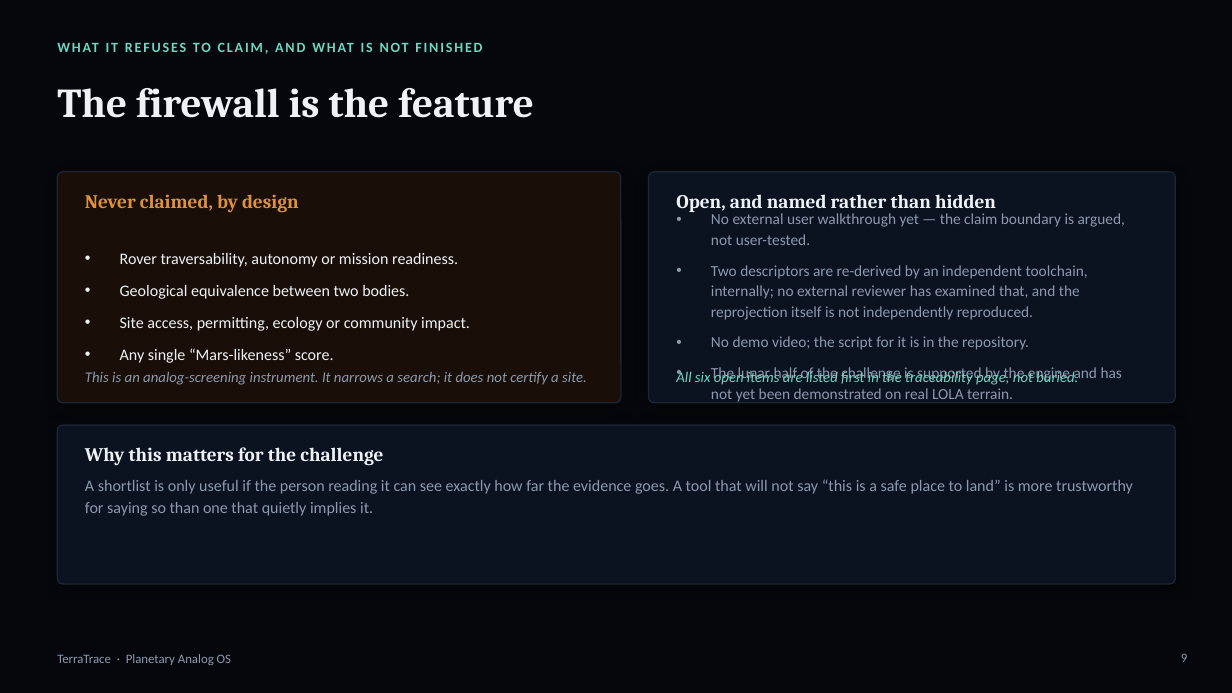
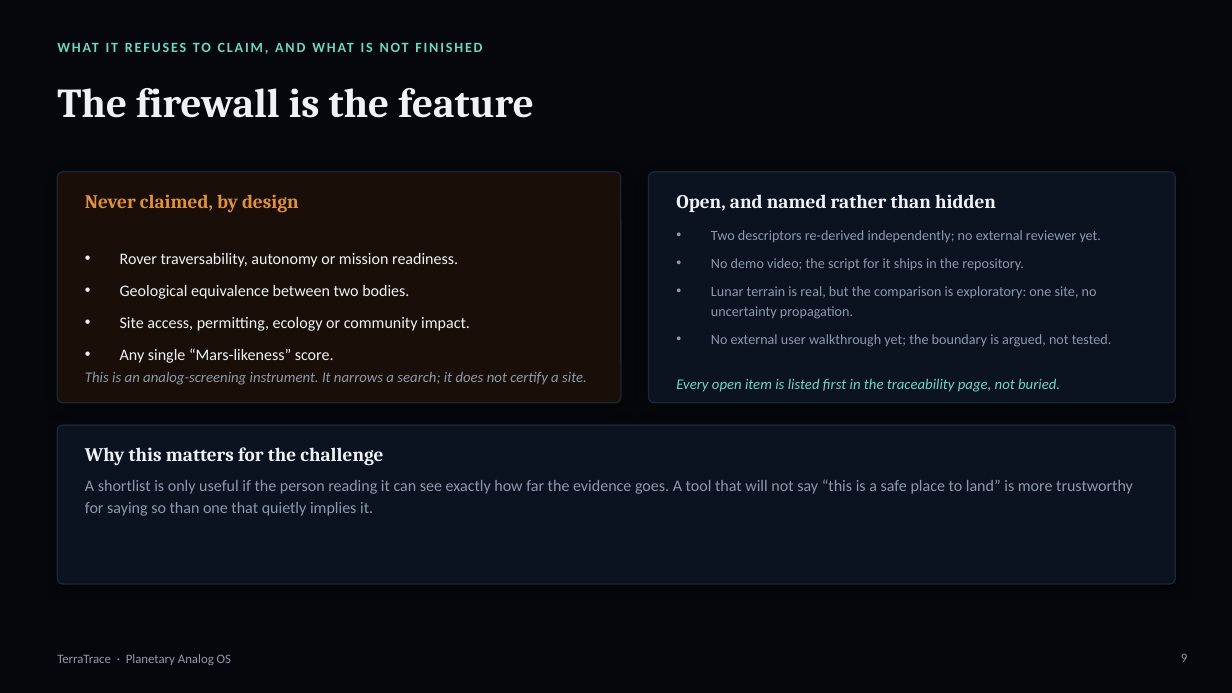
Before and after one commit to pal-123456789/terratrace, a slide deck: slide 9 of TerraTrace-deck.pptx. Drawn at 1232x693 pixels with LibreOffice and Linux fonts; fonts in the diff are those of the drawing. Boxes give left, top, right and bottom in pixels: in the first picture for what was removed or moved away, otherwise in the second. Text is boxed around its words. In the diff, an @@ line names an element or a change of style, - is before the commit and + after.

Commit message:
feat(lunar): real LOLA terrain, self-checking counts, reproducible deck
The lunar half of the challenge now runs on real lunar data, and every number
that describes the project is recomputed from source rather than typed.

Real lunar terrain (exploratory, not confirmatory)
- scripts/fetch_lola.py, scripts/lunar_site01_demo.py: NASA Goddard PGDA
  5 m/px south-polar Site01 (Connecting ridge), 16 km, sha256 3ba7b97c...
- The site is rough (slope 10.3-11.2 deg, relief 249-452 m) and exactly one
  Earth candidate is non-dominated at every declared support: the Nevada Basin
  & Range. The smooth non-volcanic controls that answered for Martian volcanic
  plains are the worst matches here. One site, three declared axes, no
  uncertainty propagation, no base-suitability claim; Mars excluded rather than
  forced below MOLA's resolution floor.
- docs/LUNAR-DEMONSTRATION.md (new); docs/LUNAR-STATUS.md from BLOCKED to the
  real position; website, README and deck corrected to match.

Mechanical guards, each verified against the defect it exists to catch
- the descriptor scalar count is window-dependent (288-291) and drifted twice --
  "200" reached a shipped slide and "210" a published page. Now measured as a
  range, and FEATURES.md / build_deck.js / make_cover.py are audited as prose.
- the source-count pattern missed an intervening adjective ("14 catalogued
  products") and any number wrapped in emphasis. Closing both found the deck,
  the project brief and the cover image all stating 14 where the registry
  holds 15. Arrow-progressions ("Suite 583 -> 686 tests") stay exempt.

Reproducibility
- scripts/make_deck_assets.py (new) renders the deck panels from the project's
  own DEMs. build_deck.js, make_cover.py and the demo script no longer read or
  write one machine's scratch directory, so a clone can rebuild them at all.
- The 2.1 GB global MOLA is windowed rather than loaded whole -- the discipline
  this project asks of everyone else.
- Inline **bold** is parsed into text runs instead of printing asterisks (it had
  reached slide 2). Slide 9's open-items block was over its card and its caption
  printed through the last bullet; both found by rasterising the deck and looking.

Verification: 863 tests / 93 modules, 0 failures; 51/51 oracles (hash 0e2c6a2e);
v3 config 98535076... and result bundle 4a4922e3... byte-identical to the frozen
values; doc-consistency guard clean.

```diff
--- a/TerraTrace-deck.pptx
+++ b/TerraTrace-deck.pptx
@@ text at (711,230,1112,347): text changed; size 12 to 11 pt @@
-• No external user walkthrough yet — the claim boundary is argued, not user-tested.
-• Two descriptors are re-derived by an independent toolchain, internally; no external reviewer has examined that, and the reprojection itself is not independently reproduced.
-• No demo video; the script for it is in the repository.
-• The lunar half of the challenge is supported by the engine and has not yet been demonstrated on real LOLA terrain.
+• Two descriptors re-derived independently; no external reviewer yet.
+• No demo video; the script for it ships in the repository.
+• Lunar terrain is real, but the comparison is exploratory: one site, no uncertainty propagation.
+• No external user walkthrough yet; the boundary is argued, not tested.
@@ text at (676,378,1060,392): text changed @@
-All six open items are listed first in the traceability page, not buried.
+Every open item is listed first in the traceability page, not buried.
```
Also in this commit, not shown: 6 other slides changed, 27 other files.
